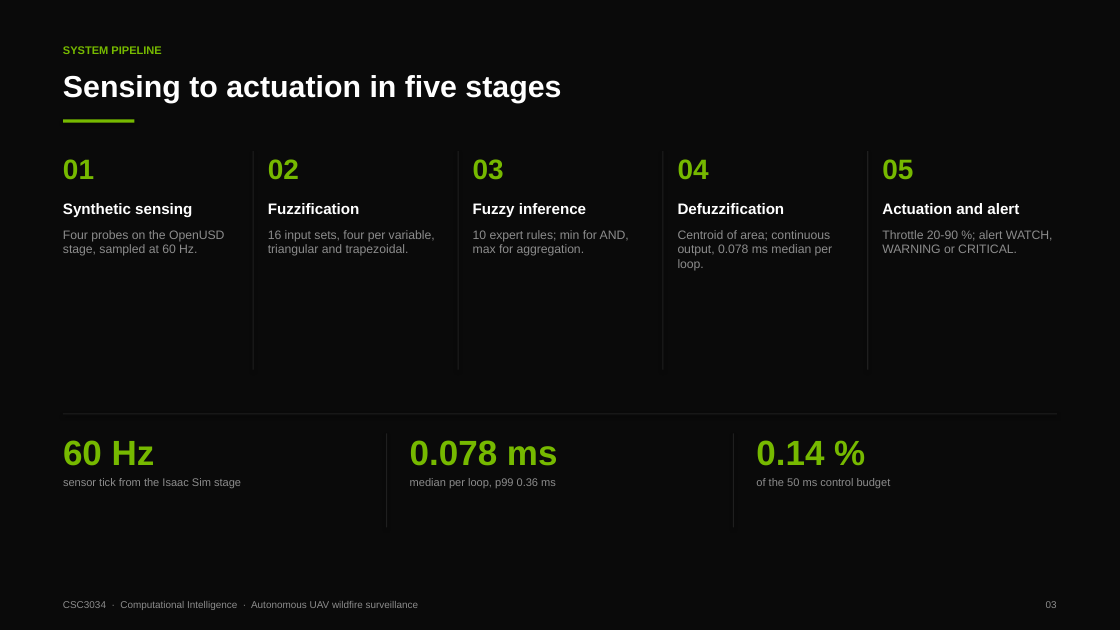
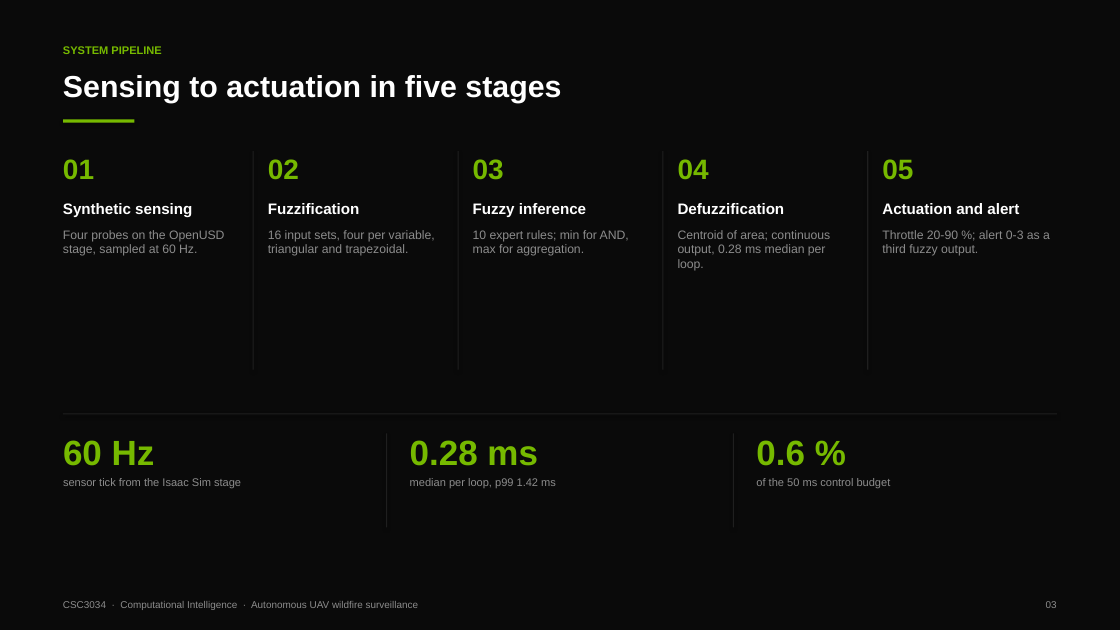
Before and after one commit to 123haiku/csc3034-fuzzy-wildfire-sim, a slide deck: slide 3 of docs/presentation/CSC3034_Presentation_Slides.pptx. Drawn at 1120x630 pixels with LibreOffice and Linux fonts; fonts in the diff are those of the drawing. Boxes give left, top, right and bottom in pixels: in the first picture for what was removed or moved away, otherwise in the second. Text is boxed around its words. In the diff, an @@ line names an element or a change of style, - is before the commit and + after.

```diff
--- a/docs/presentation/CSC3034_Presentation_Slides.pptx
+++ b/docs/presentation/CSC3034_Presentation_Slides.pptx
@@ text at (x1=678, y1=230, x2=830, y2=271): text changed @@
-Centroid of area; continuous output, 0.078 ms median per loop.
+Centroid of area; continuous output, 0.28 ms median per loop.
@@ text at (x1=882, y1=230, x2=1050, y2=256): text changed @@
-Throttle 20-90 %; alert WATCH, WARNING or CRITICAL.
+Throttle 20-90 %; alert 0-3 as a third fuzzy output.
@@ text at (x1=410, y1=440, x2=538, y2=466): text changed @@
-0.078 ms
+0.28 ms
@@ text at (x1=756, y1=440, x2=805, y2=466): text changed @@
-0.14 %
+0.6 %
@@ text at (x1=410, y1=478, x2=556, y2=488): text changed @@
-median per loop, p99 0.36 ms
+median per loop, p99 1.42 ms
```
Also in this commit, not shown: 6 other slides changed, 27 other files.
